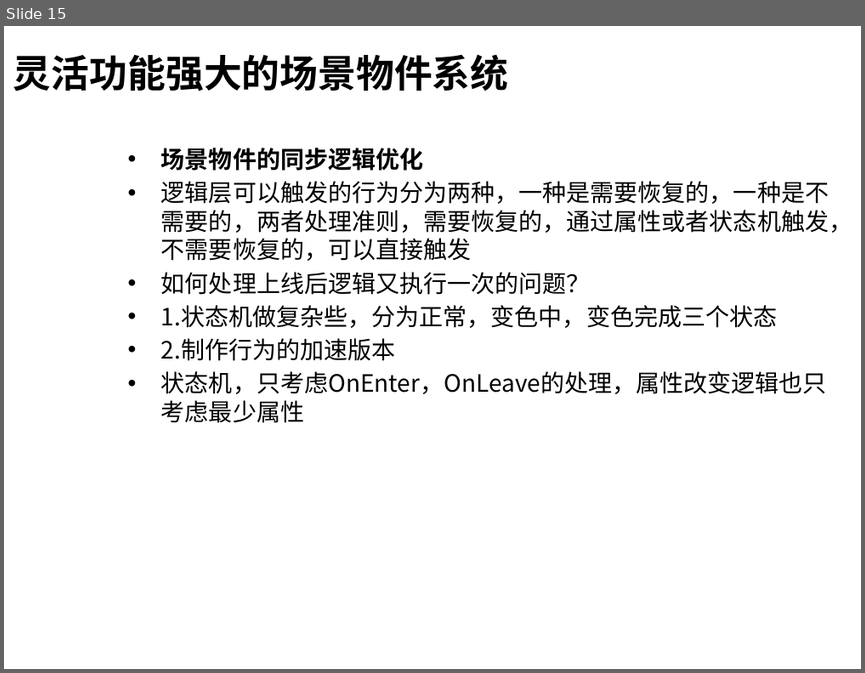
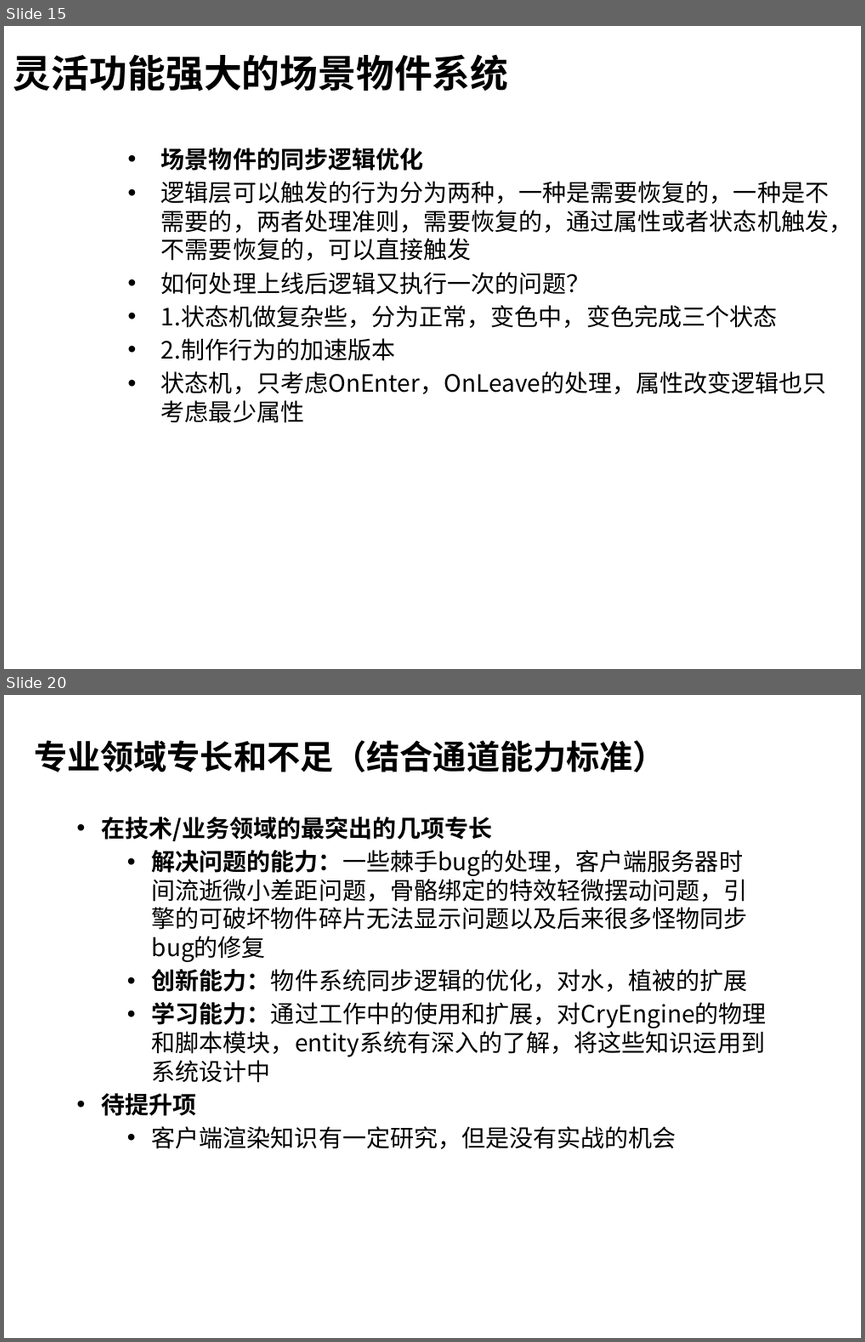
Before and after one commit to henryfung01/StreetFighter, a slide deck: Doc/whitebai.pptx. Shown one above the other, each under a label of ours: slide 15 before the commit, slides 15 and 20 after it; the slides between them are not shown. The pictures are 865x673 and 865x1342 pixels, drawn with LibreOffice and Linux fonts; fonts in the diff are those of the drawing; background and template pictures are left out. Boxes give left, top, right and bottom in pixels: in the first picture for what was removed or moved away, otherwise in the second. Text is boxed around its words. In the diff, an @@ line names an element or a change of style, - is before the commit and + after.

```diff
--- a/Doc/whitebai.pptx
+++ b/Doc/whitebai.pptx
@@ slide 20 added at box(4, 695, 861, 1338), background picture (left out) @@
@@ title added at box(34, 740, 666, 772), 28 pt, text #000000, bold @@
+专业领域专长和不足（结合通道能力标准）
@@ text added at box(102, 817, 766, 1149), 20 pt, text #000000 @@
+• 在技术/业务领域的最突出的几项专长
+    • 解决问题的能力：一些棘手bug的处理，客户端服务器时间流逝微小差距问题，骨骼绑定的特效轻微摆动问题，引擎的可破坏物件碎片无法显示问题以及后来很多怪物同步bug的修复
+    • 创新能力：物件系统同步逻辑的优化，对水，植被的扩展
+    • 学习能力：通过工作中的使用和扩展，对CryEngine的物理和脚本模块，entity系统有深入的了解，将这些知识运用到系统设计中
+• 待提升项
+    • 客户端渲染知识有一定研究，但是没有实战的机会
```
Also in this commit, not shown: 5 slides changed, 3 other slides added, 5 slides removed.
